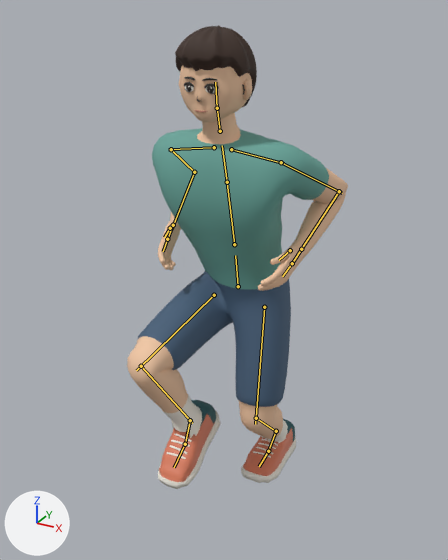
One commit to the glTF model 籃球遊戲/public/models/athlete_game.glb: the scene before it, then after it.
One viewpoint serves both versions: a 50 mm camera at (0.858, -1.685, 1.607) aimed at (-0.008, -0.11, 0.819). Arrows for +X, +Y and +Z are at lower left; the lights stay in place. The picture after the commit comes second. Both versions are drawn at frame 10 of the action 'Run'; the numbers are the values there. The bones that bend it are drawn over the model as lines.

The first picture shows 'Athlete'.
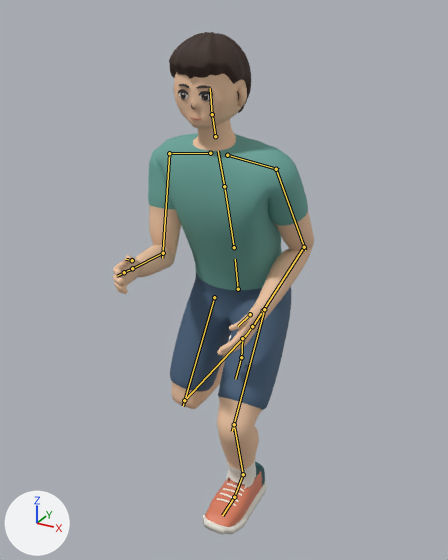
The change, as a diff of the scene's bpy script:
```diff
--- a/籃球遊戲/public/models/athlete_game.glb.py
+++ b/籃球遊戲/public/models/athlete_game.glb.py
@@ bone_hips @@
 bone_hips = bpy.data.objects['AthleteRig'].pose.bones['hips']
-bone_hips.location = (0.0, -0.133, 0.03)
-bone_hips.rotation_quaternion = (0.997, 0.08, 0.0, 0.0)  # degrees (9, 0, 0)
+bone_hips.location = (0.0, -0.144, 0.03)
+bone_hips.rotation_quaternion = (0.996, 0.09, 0.0, 0.0)  # degrees (10, 0, 0)
@@ bone_spine @@
 bone_spine = bpy.data.objects['AthleteRig'].pose.bones['spine']  # child of 'hips'
-bone_spine.rotation_quaternion = (0.999, 0.035, 0.0, 0.0)  # degrees (4, 0, 0)
+bone_spine.rotation_quaternion = (0.999, 0.04, -0.028, 0.006)  # degrees (5, -3, 1)
@@ bone_neck @@
 bone_neck = bpy.data.objects['AthleteRig'].pose.bones['neck']  # child of 'chest'
-bone_neck.rotation_quaternion = (1.0, 0.0, 0.0, 0.0)  # degrees (0, 0, 0)
+bone_neck.rotation_quaternion = (1.0, 0.0, 0.027, -0.008)  # degrees (0, 3, -1)
@@ bone_upper_arm_l @@
 bone_upper_arm_l = bpy.data.objects['AthleteRig'].pose.bones['upper_arm.L']  # child of 'shoulder.L'
-bone_upper_arm_l.rotation_quaternion = (0.798, -0.341, -0.102, 0.487)  # degrees (-41, 10, 59)
+bone_upper_arm_l.rotation_quaternion = (0.729, -0.624, -0.125, 0.253)  # degrees (-79, 8, 32)
@@ bone_forearm_l @@
 bone_forearm_l = bpy.data.objects['AthleteRig'].pose.bones['forearm.L']  # child of 'upper_arm.L'
-bone_forearm_l.rotation_quaternion = (0.407, -0.369, 0.304, -0.778)  # degrees (-55, -19, -115)
+bone_forearm_l.rotation_quaternion = (0.676, -0.161, 0.381, -0.61)  # degrees (-46, 19, -92)
@@ bone_upper_arm_r @@
 bone_upper_arm_r = bpy.data.objects['AthleteRig'].pose.bones['upper_arm.R']  # child of 'shoulder.R'
-bone_upper_arm_r.rotation_quaternion = (0.798, -0.341, 0.102, -0.487)  # degrees (-41, -10, -59)
+bone_upper_arm_r.rotation_quaternion = (0.71, -0.668, 0.088, 0.206)  # degrees (-84, 24, 11)
@@ bone_forearm_r @@
 bone_forearm_r = bpy.data.objects['AthleteRig'].pose.bones['forearm.R']  # child of 'upper_arm.R'
-bone_forearm_r.rotation_quaternion = (0.407, -0.369, -0.304, 0.778)  # degrees (-55, 19, 115)
+bone_forearm_r.rotation_quaternion = (0.627, 0.237, -0.334, 0.663)  # degrees (-12, -47, 99)
@@ bone_hand_r @@
 bone_hand_r = bpy.data.objects['AthleteRig'].pose.bones['hand.R']  # child of 'forearm.R'
-bone_hand_r.rotation_quaternion = (0.967, -0.006, 0.253, 0.023)  # degrees (0, 29, 3)
+bone_hand_r.rotation_quaternion = (0.906, -0.01, 0.422, 0.021)  # degrees (0, 50, 3)
@@ bone_thigh_l @@
 bone_thigh_l = bpy.data.objects['AthleteRig'].pose.bones['thigh.L']  # child of 'hips'
-bone_thigh_l.rotation_quaternion = (-0.982, 0.19, 0.003, 0.023)  # degrees (-22, -1, -3)
+bone_thigh_l.rotation_quaternion = (0.9, -0.435, -0.005, -0.039)  # degrees (-52, -2, -4)
@@ bone_shin_l @@
 bone_shin_l = bpy.data.objects['AthleteRig'].pose.bones['shin.L']  # child of 'thigh.L'
-bone_shin_l.rotation_quaternion = (0.877, 0.475, 0.0, 0.068)  # degrees (57, -4, 7)
+bone_shin_l.rotation_quaternion = (0.853, 0.516, -0.02, 0.077)  # degrees (62, -6, 6)
@@ bone_foot_l @@
 bone_foot_l = bpy.data.objects['AthleteRig'].pose.bones['foot.L']  # child of 'shin.L'
-bone_foot_l.rotation_quaternion = (0.926, -0.374, 0.042, -0.028)  # degrees (-44, 3, -5)
+bone_foot_l.rotation_quaternion = (0.981, -0.185, 0.043, -0.029)  # degrees (-22, 4, -4)
@@ bone_thigh_r @@
 bone_thigh_r = bpy.data.objects['AthleteRig'].pose.bones['thigh.R']  # child of 'hips'
-bone_thigh_r.rotation_quaternion = (0.751, -0.655, 0.007, 0.088)  # degrees (-82, 7, 7)
+bone_thigh_r.rotation_quaternion = (0.967, -0.247, 0.007, 0.059)  # degrees (-29, 2, 6)
@@ bone_shin_r @@
 bone_shin_r = bpy.data.objects['AthleteRig'].pose.bones['shin.R']  # child of 'thigh.R'
-bone_shin_r.rotation_quaternion = (0.626, 0.767, 0.04, -0.137)  # degrees (101, 15, -7)
+bone_shin_r.rotation_quaternion = (0.476, 0.864, -0.02, -0.164)  # degrees (121, 15, -11)
@@ bone_foot_r @@
 bone_foot_r = bpy.data.objects['AthleteRig'].pose.bones['foot.R']  # child of 'shin.R'
-bone_foot_r.rotation_quaternion = (0.997, -0.011, -0.055, 0.06)  # degrees (-2, -6, 7)
+bone_foot_r.rotation_quaternion = (0.878, -0.459, -0.07, 0.114)  # degrees (-55, -1, 15)
```

Boxes (x1, y1, x2, y2) around the edits, measured in the pictures (448 x 560 px):
'Athlete', posed (9% narrower, 8% taller): before (127, 25, 348, 489); after (113, 32, 314, 535)
bone 'hips', root to tip: before (238, 286) to (235, 255); after (238, 289) to (235, 259)
bone 'spine', root to tip: before (234, 244) to (226, 178); after (234, 247) to (224, 183)
bone 'neck', root to tip: before (220, 131) to (217, 107); after (215, 136) to (212, 113)
bone 'upper_arm.L', root to tip: before (281, 162) to (342, 193); after (276, 169) to (305, 250)
bone 'forearm.L', root to tip: before (339, 191) to (299, 252); after (304, 247) to (260, 314)
bone 'upper_arm.R', root to tip: before (171, 149) to (195, 173); after (169, 153) to (162, 258)
bone 'forearm.R', root to tip: before (194, 172) to (172, 228); after (163, 253) to (130, 269)
bone 'hand.R', root to tip: before (173, 225) to (168, 238); after (132, 268) to (125, 272)
bone 'thigh.L', root to tip: before (264, 307) to (255, 424); after (264, 309) to (232, 431)
bone 'shin.L', root to tip: before (256, 418) to (277, 432); after (234, 424) to (243, 477)
bone 'foot.L', root to tip: before (276, 431) to (268, 452); after (243, 474) to (234, 498)
bone 'thigh.R', root to tip: before (214, 295) to (136, 370); after (214, 297) to (183, 406)
bone 'shin.R', root to tip: before (141, 366) to (192, 423); after (184, 400) to (245, 335)
bone 'foot.R', root to tip: before (190, 420) to (185, 445); after (242, 338) to (241, 358)
